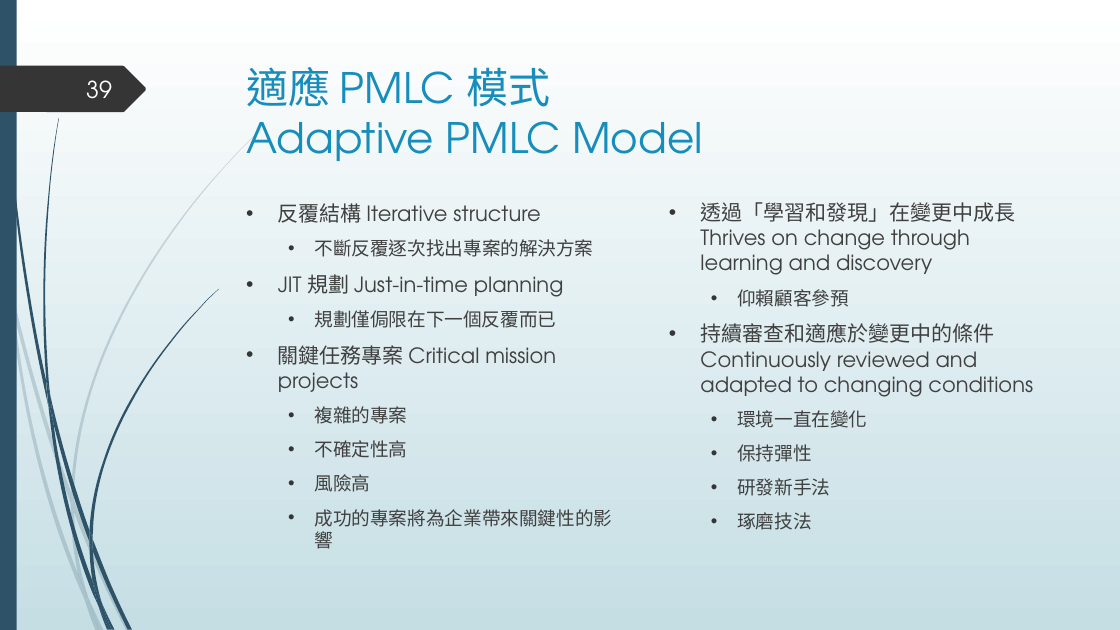
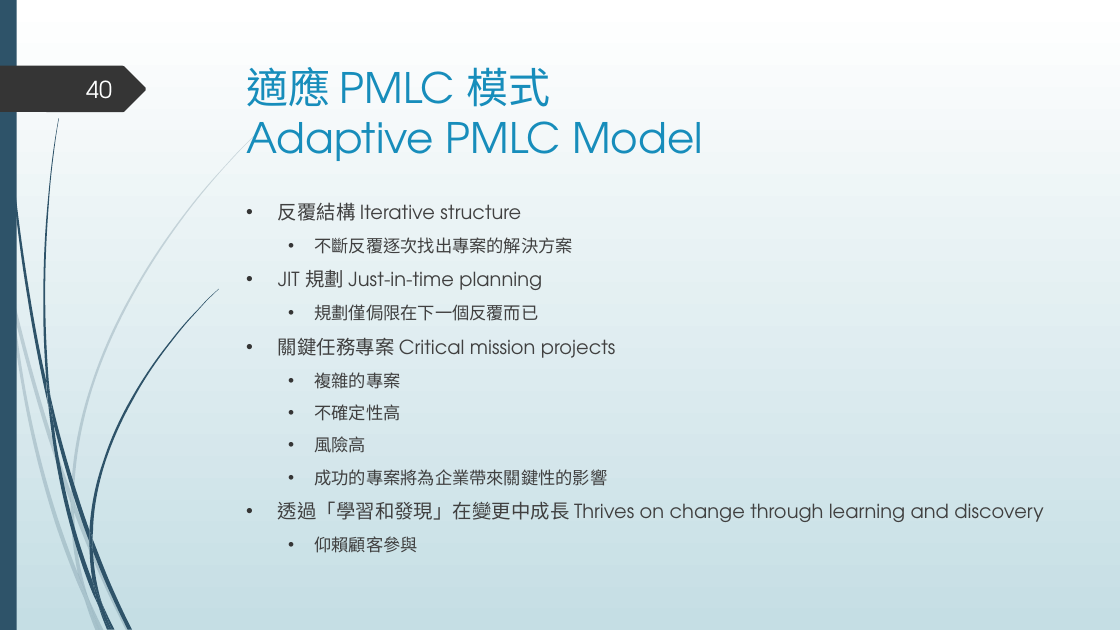
Before and after one commit to ywdeng/uscojywdeng, a slide deck: slide 40 of src/assets/1091/ProjectManagement/CH04/04.pptx (slide 39 before the commit). Drawn at 1120x630 pixels with LibreOffice and Linux fonts; fonts in the diff are those of the drawing. Boxes give left, top, right and bottom in pixels: in the first picture for what was removed or moved away, otherwise in the second. Text is boxed around its words. In the diff, an @@ line names an element or a change of style, - is before the commit and + after.

Commit message:
edit project management chapter 4 ppt

```diff
--- a/src/assets/1091/ProjectManagement/CH04/04.pptx
+++ b/src/assets/1091/ProjectManagement/CH04/04.pptx
@@ page number at (x1=86, y1=80, x2=112, y2=99): text changed @@
-39
+40
@@ text at (x1=278, y1=202, x2=616, y2=486): size 18 to 16.6 pt in "反覆結構 Iterative structure", "JIT 規劃 Just-in-time planning", "關鍵任務專案 Critical mission projects"; size 16 to 14.8 pt in "不斷反覆逐次找出專案的解決方案", "規劃僅侷限在下一個反覆而已", "複雜的專案", "不確定性高" and 2 more places @@
@@ text removed at (x1=700, y1=202, x2=1033, y2=530) @@
-• 透過「學習和發現」在變更中成長 Thrives on change through learning and discovery
-  • 仰賴顧客參預
-• 持續審查和適應於變更中的條件 Continuously reviewed and adapted to changing conditions
-  • 環境一直在變化
-  • 保持彈性
-  • 研發新手法
-  • 琢磨技法
@@ text at (x1=278, y1=501, x2=1043, y2=553): paragraphs added @@
+• 透過「學習和發現」在變更中成長 Thrives on change through learning and discovery
+  • 仰賴顧客參與
```
Also in this commit, not shown: 11 other slides changed, 3 slides added.
